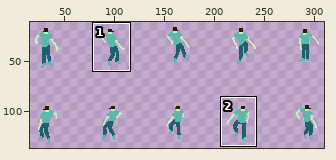
One commit to this sprite sheet: Assets/Textures/Sprites/player_walk.png. Above, an overview of the earlier version with the close-up marked.
Close-up. Before the commit:
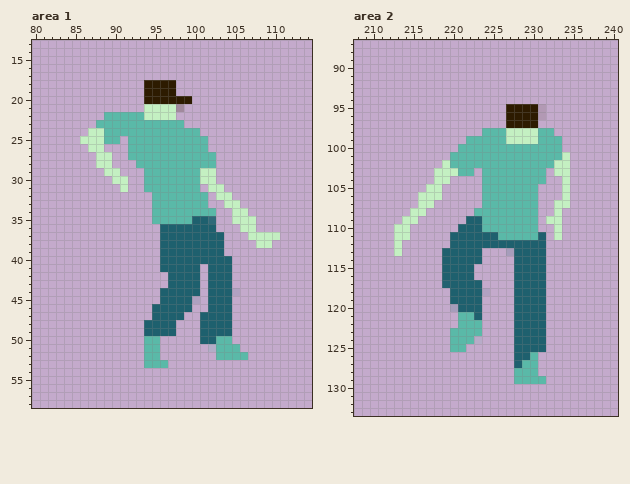
The file is 325x154 pixels. Pixels under 10% opacity are left out. Colours within 5 levels of each other are drawn and written as one. Shown: area 1: x 80..114, y 13..58; area 2: x 208..240, y 87..133. The wide view leaves out empty margins. The commit also changed other parts of the picture, which this record leaves out.
After the commit:
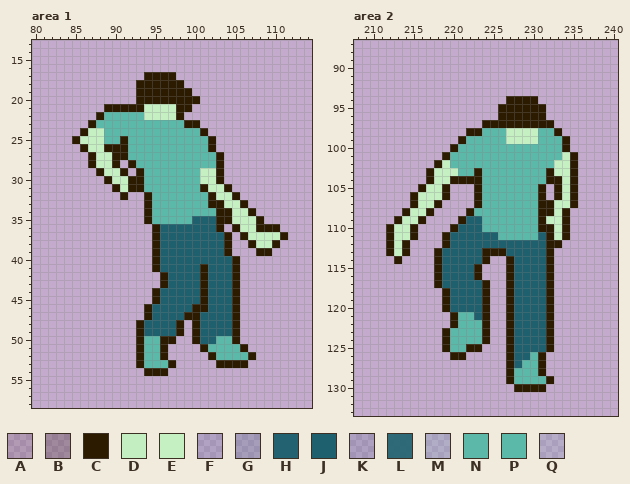
Palette (. is transparent): A #2b1a001e  B #2b1a003b  C #2d1b00  D #c3f0c1f8  E #c4f0c2  F #1b5b6d1c  G #1c606c2d  H #1e606ef7  J #1e606e  K #1e627122  L #226572eb  M #57bbae29  N #5ab9a8f9  P #5ab9a8  Q #5db9aa21
Edits made:
Area 1:
y 17: x 94..97 .... -> CCCC
y 18: x 93 . -> C; x 98 . -> C
y 19: x 93 . -> C; x 98..99 .. -> CC
y 20: x 93 . -> C; x 100 . -> C
y 21: x 89..93 ..... -> CCCCC; x 98..99 B. -> CC
y 22: x 88 . -> C; x 98 . -> C
y 23: x 87 . -> C; x 99..100 .. -> CC
y 24: x 86 . -> C; x 101 . -> C
y 25: x 85 . -> C; x 91 . -> C; x 101..102 N. -> PC
y 26: x 86 . -> C; x 89..91 ... -> CCC; x 102 . -> C
y 27: x 87 . -> C; x 90..91 .. -> CC; x 103 . -> C
y 28: x 87 . -> C; x 90 . -> C; x 92 . -> C; x 103 . -> C
y 29: x 88 . -> C; x 91 . -> C; x 93 . -> C; x 103 . -> C
y 30: x 89 . -> C; x 92..93 .. -> CC; x 103 . -> C
y 31: x 90 . -> C; x 92..93 .. -> CC; x 101 . -> C; x 104 . -> C
y 32: x 91 . -> C; x 94 . -> C; x 102 . -> C; x 105 . -> C
y 33: x 94 . -> C; x 102..103 .. -> CC; x 106 . -> C
y 34: x 94 . -> C; x 103..104 .. -> CC; x 107 . -> C
y 35: x 94 . -> C; x 102..104 L.. -> JCC; x 108 . -> C
y 36: x 95 . -> C; x 103 . -> C; x 105 . -> C; x 108..110 ... -> CCC
y 37: x 95 . -> C; x 104 . -> C; x 106 . -> C; x 110..111 D. -> EC
y 38: x 95 . -> C; x 104 . -> C; x 107 . -> C; x 110 . -> C
y 39: x 95 . -> C; x 104 . -> C; x 108..109 .. -> CC
y 40: x 95 . -> C; x 105 . -> C
y 41: x 95 . -> C; x 101 . -> C; x 105 . -> C
y 42..43: x 96 . -> C; x 101 . -> C; x 105 . -> C
y 44: x 95 . -> C; x 101 . -> C; x 105 F -> C
y 45: x 95 . -> C; x 100..101 K. -> JC; x 105 . -> C
y 46: x 94 . -> C; x 100..101 .. -> CC; x 105 . -> C
y 47: x 94 . -> C; x 99..100 .. -> CC; x 105 . -> C
y 48..49: x 93 . -> C; x 98 . -> C; x 100 . -> C; x 105 . -> C
y 50: x 93 . -> C; x 96..97 .. -> CC; x 100 . -> C; x 105 . -> C
y 51: x 93 . -> C; x 96 . -> C; x 101..102 .M -> CP; x 106 . -> C
y 52: x 93 . -> C; x 96 . -> C; x 102 . -> C; x 107 . -> C
y 53: x 93 . -> C; x 97 . -> C; x 103..106 .... -> CCCC
y 54: x 94..96 ... -> CCC
Area 2:
y 94: x 227..230 .... -> CCCC
y 95..96: x 226 . -> C; x 231 A -> C
y 97: x 224..226 ... -> CCC; x 231..232 .. -> CC
y 98: x 222..223 .. -> CC; x 233 . -> C
y 99: x 221 . -> C; x 234 . -> C
y 100: x 220 . -> C; x 234 . -> C
y 101: x 219 . -> C; x 235 . -> C
y 102: x 218 . -> C; x 235 . -> C
y 103: x 217 . -> C; x 223 . -> C; x 232 . -> C; x 235 . -> C
y 104: x 217 . -> C; x 220..223 .... -> CCCC; x 232..233 .. -> CC; x 235 . -> C
y 105: x 216 . -> C; x 219 . -> C; x 223 . -> C; x 231 . -> C; x 233 . -> C; x 235 . -> C
y 106: x 215 . -> C; x 219 . -> C; x 223 . -> C; x 231 . -> C; x 233 . -> C; x 235 . -> C
y 107: x 215 . -> C; x 218 . -> C; x 223 . -> C; x 231..232 .. -> CC; x 235 . -> C
y 108: x 214 . -> C; x 217 . -> C; x 222 . -> C; x 231..232 .. -> CC; x 234 . -> C
y 109: x 213 . -> C; x 216 . -> C; x 221 . -> C; x 231 . -> C; x 234 . -> C
y 110: x 212 . -> C; x 215 . -> C; x 220 . -> C; x 231..232 .. -> CC; x 234 . -> C
y 111: x 212 . -> C; x 215 . -> C; x 219 . -> C; x 232 . -> C; x 234 . -> C
y 112: x 212 . -> C; x 214 . -> C; x 219 . -> C; x 232..233 .. -> CC
y 113: x 212 . -> C; x 214 . -> C; x 218 . -> C; x 224..227 ...G -> CCCJ; x 232 . -> C
y 114: x 213 . -> C; x 218 . -> C; x 224 . -> C; x 227 . -> C; x 232 . -> C
y 115..116: x 218 . -> C; x 223 . -> C; x 227 . -> C; x 232 . -> C
y 117: x 218..219 .H -> CJ; x 224 . -> C; x 227 . -> C; x 232 . -> C
y 118: x 219 . -> C; x 224 F -> C; x 227 . -> C; x 232 . -> C
y 119: x 219 . -> C; x 224 . -> C; x 227 . -> C; x 232 . -> C
y 120: x 219..220 .G -> CJ; x 224 . -> C; x 227 . -> C; x 232 . -> C
y 121..122: x 220 . -> C; x 224 . -> C; x 227 . -> C; x 232 . -> C
y 123: x 219 . -> C; x 224 . -> C; x 227 . -> C; x 232 . -> C
y 124: x 219 . -> C; x 223..224 Q. -> PC; x 227 . -> C; x 232 . -> C
y 125: x 219 . -> C; x 222..223 .. -> CC; x 227 . -> C; x 232 . -> C
y 126: x 220..221 .. -> CC; x 227 . -> C; x 231 . -> C
y 127..128: x 227 . -> C; x 231 . -> C
y 129: x 227 . -> C; x 232 . -> C
y 130: x 228..231 .... -> CCCC
Changed places in both close-ups, as pixel boxes (x1, y1, x2, y2):
changed: (72, 72, 288, 376)
changed: (386, 96, 578, 392)
